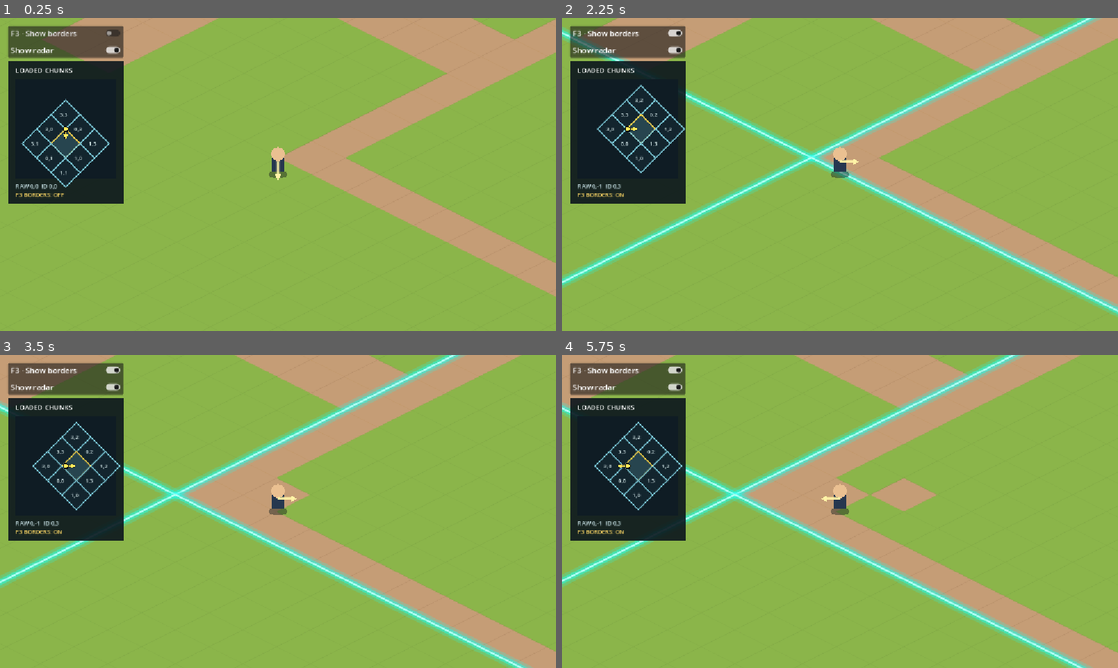
Above: before the commit, frames 1-4 (two rows, left to right).
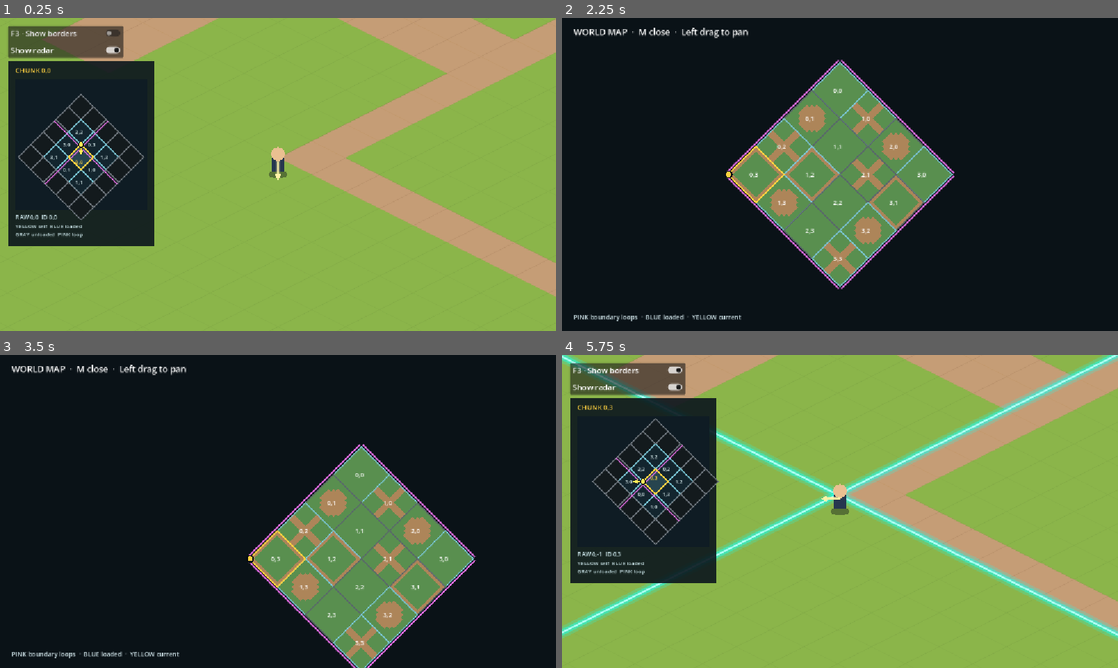
Above: after the commit, the same moments.

Repository: msew11/rpg
Game: Godot game, scene res://scenes/main.tscn
The game is run twice, just before and just after one commit, with the same random seed, the same clock (stepped at 60 frames per second) and the same inputs.
Inputs (mouse positions are in pixels of both pictures, inside the frame that each line leads up to):
- Up to frame 1 (0.25 s): no input
- Up to frame 2 (2.25 s): click "F3 · Show borders" at 0.5 s; click "Show radar" at 1.25 s; tap Enter at 2 s; move the mouse to (962, 158) at 2.02 s; hold D from 2.03 s (still down); tap M at 2.1 s; click (962, 158) at 2.17 s
- Up to frame 3 (3.5 s): tap Space at 2.27, 2.3, 2.57 s; release D at 2.75 s; drag from (166, 527) to (250, 574) at 2.77 s
- Up to frame 4 (5.75 s): tap Space at 3.5, 3.8, 5.1, 5.27, 5.57 s; move the mouse to (895, 442) at 3.52 s; hold D 3.53-4.25 s; tap M at 3.6 s; click (895, 442) at 3.67 s; drag from (812, 574) to (673, 464) at 4.27 s; tap Enter at 5 s; move the mouse to (1006, 558) at 5.02 s; hold A from 5.03 s (still down); click (1006, 558) at 5.17 s

The runs differ from the first frame. In frame 1, 7.9% of the frame differs, in the area x 1-28%, y 13-73%; in frame 2, 92%; in frame 3, 92%, in the area x 0-100%, y 0-100%; in frame 4, 40%.

Commit message:
feat(world): expand radar and add draggable world map

Diff:
--- a/scenes/main.tscn
+++ b/scenes/main.tscn
@@ -1,9 +1,10 @@
-[gd_scene load_steps=5 format=3]
+[gd_scene load_steps=6 format=3]
 
 [ext_resource type="Script" path="res://scripts/view/main.gd" id="1_main"]
 [ext_resource type="Script" path="res://scripts/view/chunk_ground.gd" id="2_ground"]
 [ext_resource type="Script" path="res://scripts/view/chunk_radar.gd" id="3_radar"]
 [ext_resource type="Script" path="res://scripts/view/debug_panel.gd" id="4_debug"]
+[ext_resource type="Script" path="res://scripts/view/world_map.gd" id="5_map"]
 
 [node name="Main" type="Node2D"]
 script = ExtResource("1_main")
@@ -34,7 +35,18 @@
 [node name="ChunkRadar" type="Control" parent="RadarLayer"]
 offset_left = 16.0
 offset_top = 88.0
-offset_right = 256.0
-offset_bottom = 386.0
+offset_right = 320.0
+offset_bottom = 472.0
 mouse_filter = 2
 script = ExtResource("3_radar")
+
+[node name="WorldMap" type="Control" parent="RadarLayer"]
+visible = false
+layout_mode = 3
+anchors_preset = 15
+anchor_right = 1.0
+anchor_bottom = 1.0
+grow_horizontal = 2
+grow_vertical = 2
+mouse_filter = 0
+script = ExtResource("5_map")
--- a/scripts/view/chunk_radar.gd
+++ b/scripts/view/chunk_radar.gd
@@ -1,9 +1,13 @@
 class_name ChunkRadar
 extends Control
 
-const GRID_VIEW := Rect2(16, 38, 208, 208)
-const RADAR_CENTER := Vector2(120, 142)
-const CHUNK_AXIS_PIXELS := 30.0
+const GRID_VIEW := Rect2(16, 38, 272, 272)
+const RADAR_CENTER := Vector2(152, 174)
+const CHUNK_AXIS_PIXELS := 26.0
+const LOADED_COLOR := Color(0.48, 0.78, 0.84)
+const UNLOADED_COLOR := Color(0.42, 0.45, 0.48)
+const CURRENT_COLOR := Color(1.0, 0.82, 0.25)
+const WRAP_COLOR := Color(0.95, 0.45, 0.95)
 
 var source: DataSource
 var player_id: int
@@ -40,9 +44,6 @@
 func chunk_corners(raw: Vector2i) -> PackedVector2Array:
 	if source == null or not source.has_value(WorldState.LOADED_CHUNKS_KEY):
 		return PackedVector2Array()
-	var loaded: Array = source.read_value(WorldState.LOADED_CHUNKS_KEY)
-	if not loaded.has(raw):
-		return PackedVector2Array()
 	var chunk_size: Vector2i = source.read_value(WorldState.CHUNK_SIZE_KEY)
 	var origin := Vector2(ChunkCoordinates.tile_origin(raw, chunk_size))
 	return PackedVector2Array([
@@ -51,6 +52,36 @@
 		_radar_point(origin + Vector2(chunk_size)),
 		_radar_point(origin + Vector2(0, chunk_size.y))
 	])
+
+
+func chunk_outline_color(raw: Vector2i) -> Color:
+	var chunk_size: Vector2i = source.read_value(WorldState.CHUNK_SIZE_KEY)
+	var position: Vector2 = source.read_value(WorldState.position_key(player_id))
+	var current := ChunkCoordinates.raw_chunk(ChunkCoordinates.tile_at(position), chunk_size)
+	if raw == current:
+		return CURRENT_COLOR
+	var loaded: Array = source.read_value(WorldState.LOADED_CHUNKS_KEY)
+	return LOADED_COLOR if loaded.has(raw) else UNLOADED_COLOR
+
+
+func wrap_east(raw: Vector2i) -> bool:
+	var world_size: Vector2i = source.read_value(WorldState.WORLD_SIZE_KEY)
+	return posmod(raw.x + 1, world_size.x) == 0
+
+
+func wrap_south(raw: Vector2i) -> bool:
+	var world_size: Vector2i = source.read_value(WorldState.WORLD_SIZE_KEY)
+	return posmod(raw.y + 1, world_size.y) == 0
+
+
+func current_label_position() -> Vector2:
+	var chunk_size: Vector2i = source.read_value(WorldState.CHUNK_SIZE_KEY)
+	var position: Vector2 = source.read_value(WorldState.position_key(player_id))
+	var raw := ChunkCoordinates.raw_chunk(ChunkCoordinates.tile_at(position), chunk_size)
+	var corners := chunk_corners(raw)
+	var center := (corners[0] + corners[2]) * 0.5
+	var below := RADAR_CENTER.y < center.y or (is_equal_approx(RADAR_CENTER.y, center.y) and facing_vector().y < 0)
+	return center + Vector2(-12, 14 if below else -4)
 
 
 func _radar_point(world_position: Vector2) -> Vector2:
@@ -72,20 +103,38 @@
 	var world_size: Vector2i = source.read_value(WorldState.WORLD_SIZE_KEY)
 	var player_raw := ChunkCoordinates.raw_chunk(ChunkCoordinates.tile_at(position), chunk_size)
 	var font := ThemeDB.fallback_font
-	draw_string(font, Vector2(16, 25), "LOADED CHUNKS", HORIZONTAL_ALIGNMENT_LEFT, -1, 14, Color.WHITE)
+	var current_id := ChunkCoordinates.canonical_chunk(player_raw, world_size)
+	draw_string(font, Vector2(16, 25), "CHUNK %d,%d" % [current_id.x, current_id.y], HORIZONTAL_ALIGNMENT_LEFT, -1, 14, CURRENT_COLOR)
 	draw_rect(GRID_VIEW, Color(0.06, 0.11, 0.14), true)
-	for raw: Vector2i in loaded:
+	var visible_raw: Array[Vector2i] = []
+	for y in range(player_raw.y - 2, player_raw.y + 3):
+		for x in range(player_raw.x - 2, player_raw.x + 3):
+			visible_raw.append(Vector2i(x, y))
+	for raw: Vector2i in visible_raw:
 		var corners := chunk_corners(raw)
 		var current := raw == player_raw
-		draw_colored_polygon(corners, Color(0.16, 0.28, 0.32, 0.95) if current else Color(0.08, 0.15, 0.19, 0.85))
+		var is_loaded := loaded.has(raw)
+		draw_colored_polygon(corners, Color(0.16, 0.28, 0.32, 0.95) if current else Color(0.08, 0.15, 0.19, 0.85) if is_loaded else Color(0.08, 0.10, 0.11, 0.85))
 		var outline := PackedVector2Array(corners)
 		outline.append(corners[0])
-		draw_polyline(outline, Color(1.0, 0.82, 0.25) if current else Color(0.48, 0.78, 0.84), 2.0, true)
+		if not current:
+			draw_polyline(outline, chunk_outline_color(raw), 2.0, true)
 		if not current:
 			var canonical := ChunkCoordinates.canonical_chunk(raw, world_size)
 			var label_position := (corners[0] + corners[2]) * 0.5 + Vector2(-12, 4)
-			if GRID_VIEW.has_point(label_position):
+			if is_loaded and GRID_VIEW.has_point(label_position):
 				draw_string(font, label_position, "%d,%d" % [canonical.x, canonical.y], HORIZONTAL_ALIGNMENT_LEFT, -1, 11, Color(0.86, 0.94, 0.94))
+	for raw: Vector2i in visible_raw:
+		var corners := chunk_corners(raw)
+		if wrap_east(raw):
+			_draw_wrap_line(corners[1], corners[2], corners)
+		if wrap_south(raw):
+			_draw_wrap_line(corners[2], corners[3], corners)
+	var current_corners := chunk_corners(player_raw)
+	var current_outline := PackedVector2Array(current_corners)
+	current_outline.append(current_corners[0])
+	draw_polyline(current_outline, CURRENT_COLOR, 3.0, true)
+	draw_string(font, current_label_position(), "%d,%d" % [current_id.x, current_id.y], HORIZONTAL_ALIGNMENT_LEFT, -1, 11, CURRENT_COLOR)
 	var marker := player_marker_position()
 	var direction := facing_vector()
 	var tip := marker + direction * 19.0
@@ -95,6 +144,12 @@
 	draw_colored_polygon(PackedVector2Array([tip + direction * 3.0, tip - direction * 8.0 + side * 5.0, tip - direction * 8.0 - side * 5.0]), Color(1.0, 0.92, 0.35))
 	draw_circle(marker, 6.5, Color(0.02, 0.05, 0.07))
 	draw_circle(marker, 4.5, Color(1.0, 0.92, 0.35))
-	var current_id := ChunkCoordinates.canonical_chunk(player_raw, world_size)
-	draw_string(font, Vector2(16, 265), "RAW %d,%d  ID %d,%d" % [player_raw.x, player_raw.y, current_id.x, current_id.y], HORIZONTAL_ALIGNMENT_LEFT, -1, 12, Color(0.8, 0.9, 0.92))
-	draw_string(font, Vector2(16, 283), edge_hint_text(), HORIZONTAL_ALIGNMENT_LEFT, -1, 12, Color(1.0, 0.85, 0.4))
+	draw_string(font, Vector2(16, 329), "RAW %d,%d  ID %d,%d" % [player_raw.x, player_raw.y, current_id.x, current_id.y], HORIZONTAL_ALIGNMENT_LEFT, -1, 12, Color(0.8, 0.9, 0.92))
+	draw_string(font, Vector2(16, 347), "YELLOW self  BLUE loaded", HORIZONTAL_ALIGNMENT_LEFT, -1, 11, Color(0.8, 0.9, 0.92))
+	draw_string(font, Vector2(16, 364), "GRAY unloaded  PINK loop", HORIZONTAL_ALIGNMENT_LEFT, -1, 11, Color(0.8, 0.9, 0.92))
+
+
+func _draw_wrap_line(a: Vector2, b: Vector2, corners: PackedVector2Array) -> void:
+	var center := (corners[0] + corners[2]) * 0.5
+	var outward := ((a + b) * 0.5 - center).normalized() * 5.0
+	draw_line(a + outward, b + outward, WRAP_COLOR, 2.0, true)
--- a/scripts/view/main.gd
+++ b/scripts/view/main.gd
@@ -6,6 +6,7 @@
 @onready var ground: ChunkGround = $ChunkGround
 @onready var radar: ChunkRadar = $RadarLayer/ChunkRadar
 @onready var debug_panel: DebugPanel = $RadarLayer/DebugPanel
+@onready var world_map: WorldMap = $RadarLayer/WorldMap
 
 var session := LocalSession.new()
 var catalog := TestChunkCatalog.new()
@@ -19,12 +20,15 @@
 	ground.bind(session.world)
 	radar.bind(session.world, session.player_id)
 	debug_panel.bind(session.world)
+	world_map.bind(session.world, session.player_id)
 	chunk_world.load_around(session.player_position())
 	rebuild_player_view()
 	_sync_view()
 
 
 func _physics_process(delta: float) -> void:
+	if world_map.visible:
+		return
 	session.set_player_direction(MovementInput.from_keyboard())
 	session.step(delta)
 	chunk_world.load_around(session.player_position())
@@ -34,7 +38,13 @@
 func _unhandled_key_input(event: InputEvent) -> void:
 	if not event is InputEventKey or not event.pressed or event.echo:
 		return
-	if event.keycode == KEY_SPACE:
+	if event.keycode == KEY_M:
+		if not world_map.visible:
+			chunk_world.ensure_all_chunks()
+		world_map.toggle_open()
+	elif world_map.visible:
+		return
+	elif event.keycode == KEY_SPACE:
 		chunk_world.toggle_tile(session.player_position())
 	elif event.keycode == KEY_F3:
 		session.world.write_value(WorldState.DEBUG_EDGES_KEY, not session.world.read_value(WorldState.DEBUG_EDGES_KEY))
--- /dev/null
+++ b/scripts/view/world_map.gd
@@ -0,0 +1,129 @@
+class_name WorldMap
+extends Control
+
+const CHUNK_AXIS_PIXELS := 58.0
+const GRASS_COLOR := Color(0.35, 0.56, 0.31)
+const DIRT_COLOR := Color(0.68, 0.52, 0.35)
+const LOADED_COLOR := Color(0.48, 0.78, 0.84)
+const CURRENT_COLOR := Color(1.0, 0.82, 0.25)
+const WRAP_COLOR := Color(0.95, 0.45, 0.95)
+
+var source: DataSource
+var player_id: int
+var pan_offset := Vector2.ZERO
+var _dragging := false
+
+
+func bind(data_source: DataSource, entity_id: int) -> void:
+	source = data_source
+	player_id = entity_id
+	source.value_changed.connect(_on_value_changed)
+	queue_redraw()
+
+
+func _on_value_changed(key: StringName, _value: Variant) -> void:
+	if key == WorldState.LOADED_CHUNKS_KEY or key == WorldState.position_key(player_id) or String(key).begins_with("chunk/"):
+		queue_redraw()
+
+
+func toggle_open() -> void:
+	visible = not visible
+	_dragging = false
+	queue_redraw()
+
+
+func _gui_input(event: InputEvent) -> void:
+	if event is InputEventMouseButton and event.button_index == MOUSE_BUTTON_LEFT:
+		_dragging = event.pressed
+		accept_event()
+	elif event is InputEventMouseMotion and _dragging:
+		pan_offset += event.relative
+		queue_redraw()
+		accept_event()
+
+
+func _map_point(world_position: Vector2) -> Vector2:
+	var chunk_size: Vector2i = source.read_value(WorldState.CHUNK_SIZE_KEY)
+	var world_size: Vector2i = source.read_value(WorldState.WORLD_SIZE_KEY)
+	var relative := world_position / Vector2(chunk_size) - Vector2(world_size) / 2.0
+	return size / 2.0 + pan_offset + Vector2(relative.x - relative.y, relative.x + relative.y) * CHUNK_AXIS_PIXELS
+
+
+func chunk_corners(canonical: Vector2i) -> PackedVector2Array:
+	var chunk_size: Vector2i = source.read_value(WorldState.CHUNK_SIZE_KEY)
+	var origin := Vector2(ChunkCoordinates.tile_origin(canonical, chunk_size))
+	return PackedVector2Array([
+		_map_point(origin),
+		_map_point(origin + Vector2(chunk_size.x, 0)),
+		_map_point(origin + Vector2(chunk_size)),
+		_map_point(origin + Vector2(0, chunk_size.y))
+	])
+
+
+func player_marker_position() -> Vector2:
+	var position: Vector2 = source.read_value(WorldState.position_key(player_id))
+	var chunk_size: Vector2i = source.read_value(WorldState.CHUNK_SIZE_KEY)
+	var world_size: Vector2i = source.read_value(WorldState.WORLD_SIZE_KEY)
+	var period := Vector2(world_size * chunk_size)
+	return _map_point(Vector2(fposmod(position.x, period.x), fposmod(position.y, period.y)))
+
+
+func _draw() -> void:
+	draw_rect(Rect2(Vector2.ZERO, size), Color(0.04, 0.07, 0.09), true)
+	if source == null:
+		return
+	var chunk_size: Vector2i = source.read_value(WorldState.CHUNK_SIZE_KEY)
+	var world_size: Vector2i = source.read_value(WorldState.WORLD_SIZE_KEY)
+	var loaded: Array = source.read_value(WorldState.LOADED_CHUNKS_KEY)
+	var position: Vector2 = source.read_value(WorldState.position_key(player_id))
+	var player_raw := ChunkCoordinates.raw_chunk(ChunkCoordinates.tile_at(position), chunk_size)
+	var player_id_chunk := ChunkCoordinates.canonical_chunk(player_raw, world_size)
+	var font := ThemeDB.fallback_font
+	draw_string(font, Vector2(24, 36), "WORLD MAP  ·  M close  ·  Left drag to pan", HORIZONTAL_ALIGNMENT_LEFT, -1, 18, Color.WHITE)
+	for y in range(world_size.y):
+		for x in range(world_size.x):
+			var canonical := Vector2i(x, y)
+			var key := WorldState.chunk_key(canonical)
+			if not source.has_value(key):
+				continue
+			var tiles: PackedByteArray = source.read_value(key)
+			var origin := ChunkCoordinates.tile_origin(canonical, chunk_size)
+			for local_y in range(chunk_size.y):
+				for local_x in range(chunk_size.x):
+					var tile := Vector2(origin + Vector2i(local_x, local_y))
+					var corners := PackedVector2Array([
+						_map_point(tile), _map_point(tile + Vector2.RIGHT),
+						_map_point(tile + Vector2.ONE), _map_point(tile + Vector2.DOWN)
+					])
+					var kind: int = tiles[local_y * chunk_size.x + local_x]
+					draw_colored_polygon(corners, DIRT_COLOR if kind == 1 else GRASS_COLOR)
+			var outline := chunk_corners(canonical)
+			outline.append(outline[0])
+			var is_loaded := false
+			for raw: Vector2i in loaded:
+				if ChunkCoordinates.canonical_chunk(raw, world_size) == canonical:
+					is_loaded = true
+					break
+			if canonical != player_id_chunk:
+				draw_polyline(outline, LOADED_COLOR if is_loaded else Color(0.35, 0.4, 0.42), 2.0, true)
+			var center := (outline[0] + outline[2]) * 0.5
+			draw_string(font, center + Vector2(-14, 5), "%d,%d" % [x, y], HORIZONTAL_ALIGNMENT_LEFT, -1, 13, Color.WHITE)
+	var outer := PackedVector2Array([
+		_map_point(Vector2.ZERO),
+		_map_point(Vector2(world_size.x * chunk_size.x, 0)),
+		_map_point(Vector2(world_size * chunk_size)),
+		_map_point(Vector2(0, world_size.y * chunk_size.y))
+	])
+	var outer_center := (outer[0] + outer[2]) * 0.5
+	for i in range(outer.size()):
+		var a := outer[i]
+		var b := outer[(i + 1) % outer.size()]
+		var outward := ((a + b) * 0.5 - outer_center).normalized() * 5.0
+		draw_line(a + outward, b + outward, WRAP_COLOR, 3.0, true)
+	var current_outline := chunk_corners(player_id_chunk)
+	current_outline.append(current_outline[0])
+	draw_polyline(current_outline, CURRENT_COLOR, 3.0, true)
+	var marker := player_marker_position()
+	draw_circle(marker, 8.0, Color(0.02, 0.05, 0.07))
+	draw_circle(marker, 5.0, CURRENT_COLOR)
+	draw_string(font, Vector2(24, size.y - 24), "PINK boundary loops  ·  BLUE loaded  ·  YELLOW current", HORIZONTAL_ALIGNMENT_LEFT, -1, 13, Color(0.82, 0.9, 0.92))
--- a/scripts/world/chunk_world.gd
+++ b/scripts/world/chunk_world.gd
@@ -39,6 +39,12 @@
 		source.write_value(key, catalog.tiles_for(canonical_id))
 
 
+func ensure_all_chunks() -> void:
+	for y in range(catalog.world_size.y):
+		for x in range(catalog.world_size.x):
+			ensure_chunk(Vector2i(x, y))
+
+
 func tile_type(tile: Vector2i) -> int:
 	var raw := ChunkCoordinates.raw_chunk(tile, catalog.chunk_size)
 	var canonical := ChunkCoordinates.canonical_chunk(raw, catalog.world_size)
--- a/tests/chunk_view_test.gd
+++ b/tests/chunk_view_test.gd
@@ -18,6 +18,11 @@
 	assert(main.debug_panel.radar_button.button_pressed)
 	assert(main.radar.visible)
 	assert(main.radar.chunk_corners(Vector2i(0, 0)).size() == 4)
+	assert(main.radar.chunk_outline_color(Vector2i(0, 0)) == ChunkRadar.CURRENT_COLOR)
+	assert(main.radar.chunk_outline_color(Vector2i(1, 0)) == ChunkRadar.LOADED_COLOR)
+	assert(main.radar.chunk_outline_color(Vector2i(2, 0)) == ChunkRadar.UNLOADED_COLOR)
+	assert(main.radar.wrap_east(Vector2i(-1, 0)))
+	assert(main.radar.wrap_south(Vector2i(0, 3)))
 	assert(main.radar.player_marker_position() == ChunkRadar.RADAR_CENTER)
 	var initial_corner: Vector2 = main.radar.chunk_corners(Vector2i(0, 0))[0]
 	_move_to(main, Vector2(6, 6))
@@ -49,6 +54,7 @@
 	main.debug_panel.radar_button.button_pressed = true
 	assert(main.radar.visible)
 	_move_to(main, Vector2(-1, -1))
+	assert(main.radar.chunk_outline_color(Vector2i(-1, -1)) == ChunkRadar.CURRENT_COLOR)
 	assert(Geometry2D.is_point_in_polygon(main.radar.player_marker_position(), main.radar.chunk_corners(Vector2i(-1, -1))))
 	assert(main.radar.player_marker_position() == ChunkRadar.RADAR_CENTER)
 	assert(main.ground.displayed_tile_type(Vector2i(-1, -1)) == main.chunk_world.tile_type(Vector2i(-1, -1)))
@@ -62,6 +68,7 @@
 	main.debug_panel.borders_button.button_pressed = false
 	assert(not main.ground.debug_edges_enabled())
 	_move_to(main, Vector2(49, 1))
+	assert(main.radar.chunk_outline_color(Vector2i(4, 0)) == ChunkRadar.CURRENT_COLOR)
 	assert(Geometry2D.is_point_in_polygon(main.radar.player_marker_position(), main.radar.chunk_corners(Vector2i(4, 0))))
 	assert(main.radar.player_marker_position() == ChunkRadar.RADAR_CENTER)
 	_move_to(main, Vector2(47.9, 1))
@@ -72,6 +79,36 @@
 	assert(main.ground.displayed_tile_type(Vector2i(49, 1)) == main.chunk_world.tile_type(Vector2i(1, 1)))
 	assert(main.camera.position == IsometricProjection.to_screen(Vector2(49, 1)))
 	assert(main.radar.position == Vector2(16, 88))
+	var map_key := InputEventKey.new()
+	map_key.keycode = KEY_M
+	map_key.pressed = true
+	main._unhandled_key_input(map_key)
+	assert(main.world_map.visible)
+	assert(main.world_map.size.x > 0 and main.world_map.size.y > 0)
+	for y in range(4):
+		for x in range(4):
+			assert(main.session.world.has_value(WorldState.chunk_key(Vector2i(x, y))))
+	assert(main.world_map.chunk_corners(Vector2i(0, 0)).size() == 4)
+	assert(main.world_map.player_marker_position() == main.world_map._map_point(Vector2(1, 1)))
+	var before_pan: Vector2 = main.world_map.chunk_corners(Vector2i(0, 0))[0]
+	var before_position: Vector2 = main.session.player_position()
+	var mouse_down := InputEventMouseButton.new()
+	mouse_down.button_index = MOUSE_BUTTON_LEFT
+	mouse_down.pressed = true
+	main.world_map._gui_input(mouse_down)
+	var drag := InputEventMouseMotion.new()
+	drag.relative = Vector2(23, -11)
+	main.world_map._gui_input(drag)
+	assert(main.world_map.chunk_corners(Vector2i(0, 0))[0] == before_pan + drag.relative)
+	assert(main.session.player_position() == before_position)
+	var mouse_up := InputEventMouseButton.new()
+	mouse_up.button_index = MOUSE_BUTTON_LEFT
+	mouse_up.pressed = false
+	main.world_map._gui_input(mouse_up)
+	main.world_map._gui_input(drag)
+	assert(main.world_map.chunk_corners(Vector2i(0, 0))[0] == before_pan + drag.relative)
+	main._unhandled_key_input(map_key)
+	assert(not main.world_map.visible)
 	assert(main.get_parent() == root)
 	main.free()
 	print("chunk_view_test passed")
Not shown, added: scripts/view/world_map.gd.uid
Not shown, changed: README.md
Not shown, changed: docs/architecture.md
Not shown, changed: openspec/changes/add-looping-chunk-world/design.md
Not shown, changed: openspec/changes/add-looping-chunk-world/proposal.md
Not shown, changed: openspec/changes/add-looping-chunk-world/specs/continuous-chunk-world/spec.md
Not shown, changed: openspec/changes/add-looping-chunk-world/tasks.md
